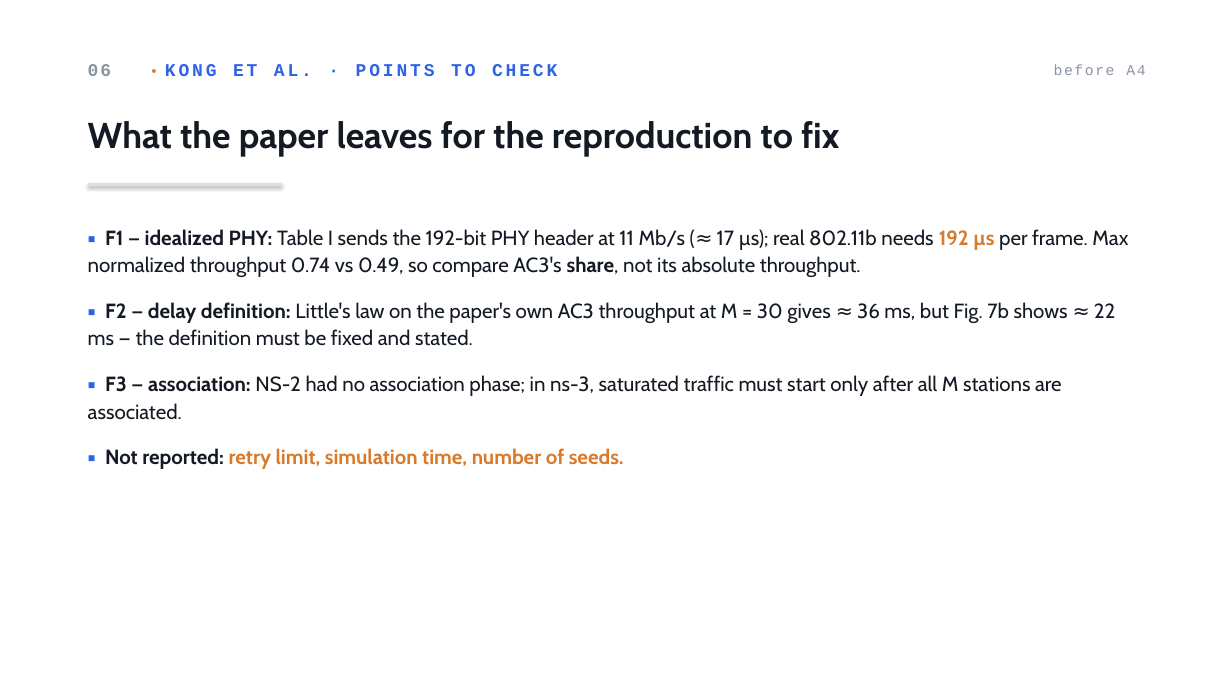
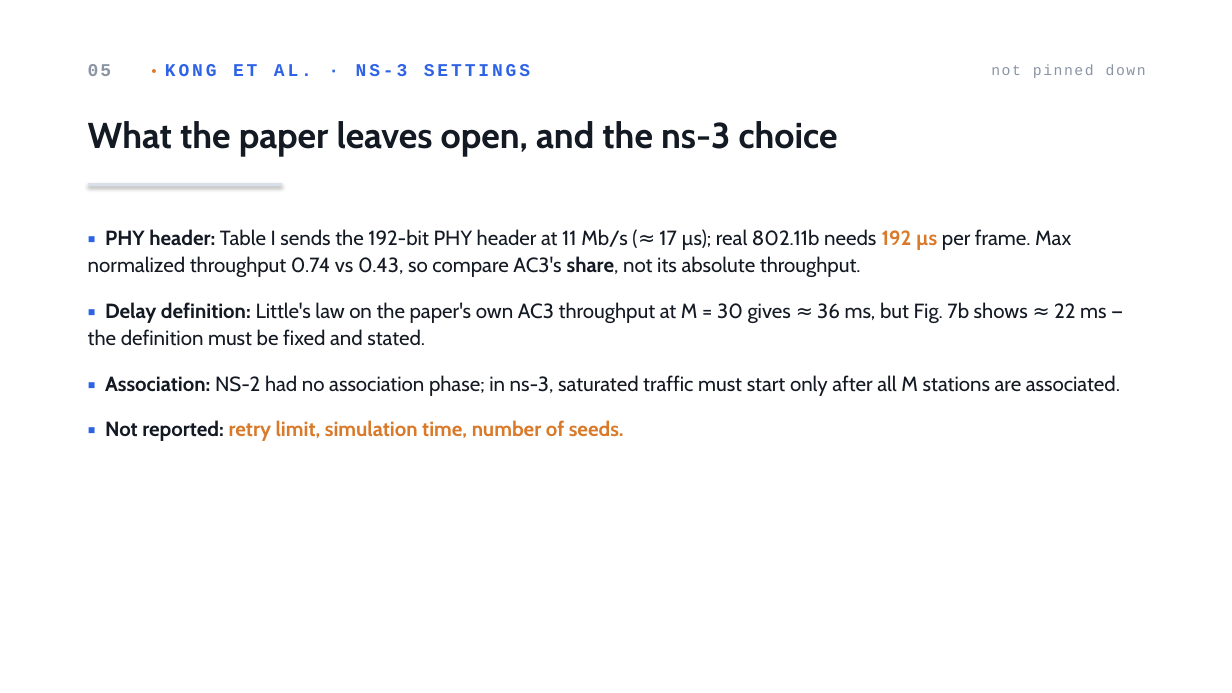
Before and after one commit to AhmadRifqi86/MWN-2026-M11402804-Rifqi, a slide deck: slide 6 of assets/ppt/a3-M11402804-AhmadRifqi.pptx (slide 7 before the commit). Drawn at 1232x693 pixels with LibreOffice and Linux fonts; fonts in the diff are those of the drawing. Boxes give left, top, right and bottom in pixels: in the first picture for what was removed or moved away, otherwise in the second. Text is boxed around its words. In the diff, an @@ line names an element or a change of style, - is before the commit and + after.

```diff
--- a/assets/ppt/a3-M11402804-AhmadRifqi.pptx
+++ b/assets/ppt/a3-M11402804-AhmadRifqi.pptx
@@ text at box(88, 64, 530, 76): text changed @@
-06 • KONG ET AL. · POINTS TO CHECK
+05 • KONG ET AL. · NS-3 SETTINGS
@@ text at box(991, 64, 1146, 78): text changed @@
-before A4
+not pinned down
@@ text at box(88, 121, 838, 157): text changed @@
-What the paper leaves for the reproduction to fix
+What the paper leaves open, and the ns-3 choice
@@ text at box(88, 229, 1120, 396): text changed @@
-▪ F1 — idealized PHY: Table I sends the 192-bit PHY header at 11 Mb/s (≈ 17 µs); real 802.11b needs 192 µs per frame. Max normalized throughput 0.74 vs 0.49, so compare AC3's share, not its absolute throughput.
-▪ F2 — delay definition: Little's law on the paper's own AC3 throughput at M = 30 gives ≈ 36 ms, but Fig. 7b shows ≈ 22 ms — the definition must be fixed and stated.
-▪ F3 — association: NS-2 had no association phase; in ns-3, saturated traffic must start only after all M stations are associated.
+▪ PHY header: Table I sends the 192-bit PHY header at 11 Mb/s (≈ 17 µs); real 802.11b needs 192 µs per frame. Max normalized throughput 0.74 vs 0.43, so compare AC3's share, not its absolute throughput.
+▪ Delay definition: Little's law on the paper's own AC3 throughput at M = 30 gives ≈ 36 ms, but Fig. 7b shows ≈ 22 ms — the definition must be fixed and stated.
+▪ Association: NS-2 had no association phase; in ns-3, saturated traffic must start only after all M stations are associated.
```
Also in this commit, not shown: 11 other slides changed, 1 slide removed, 2 other files.
